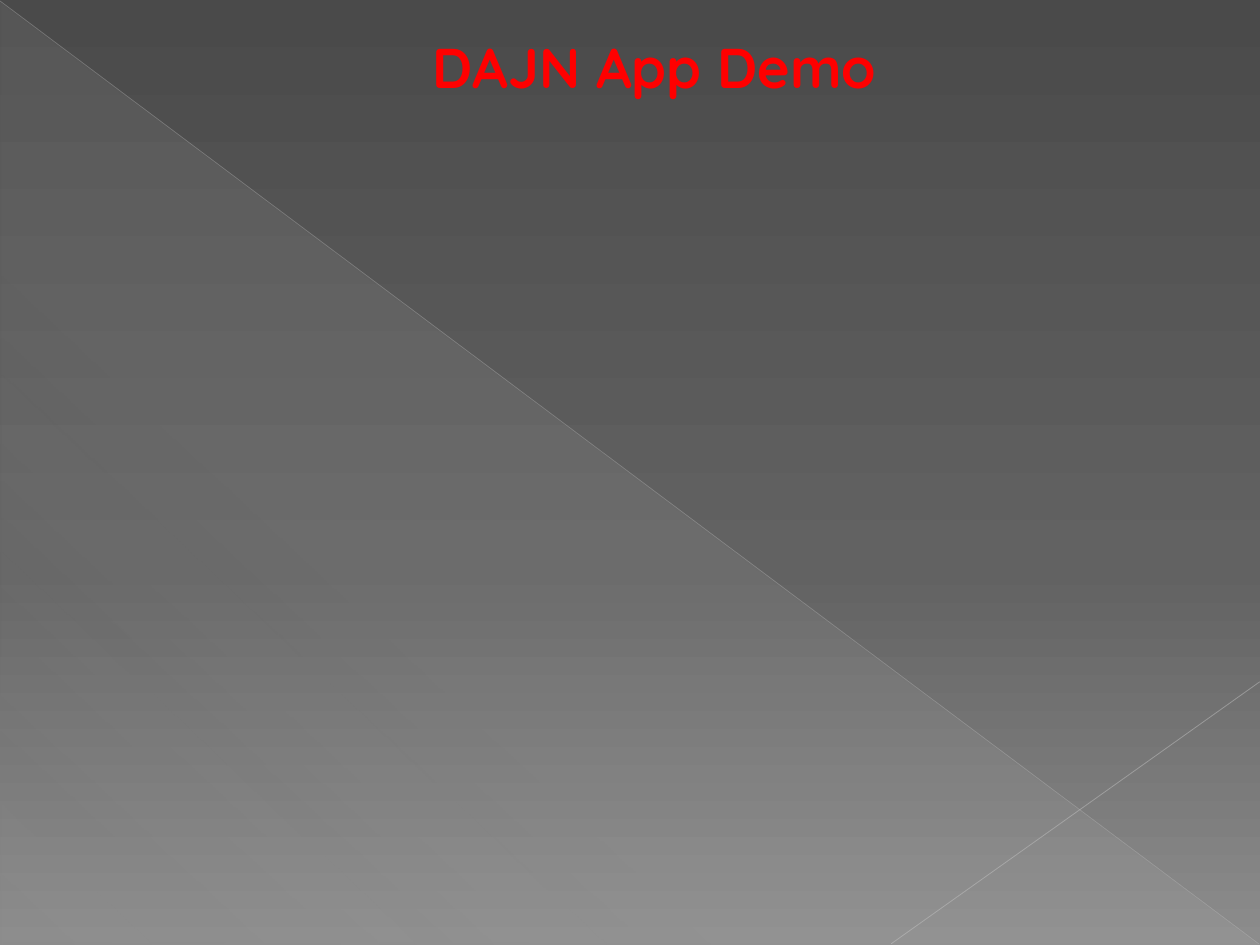
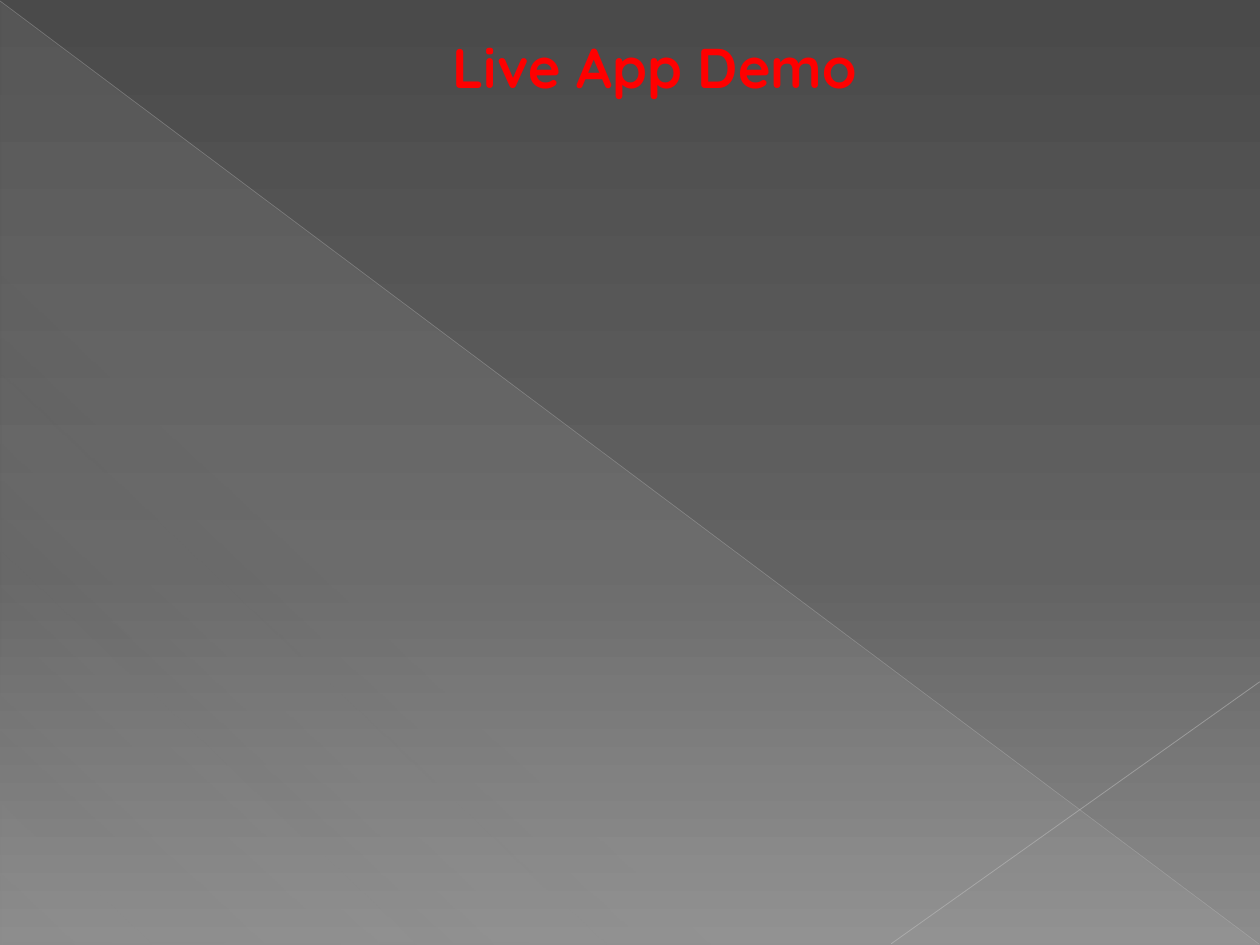
Before and after one commit to RealDreammaker/Machine-Learning-Health-App, a slide deck: slide 11 of HealthApp/project plan220422.pptx. Drawn at 1260x945 pixels with LibreOffice and Linux fonts; fonts in the diff are those of the drawing. Boxes give left, top, right and bottom in pixels: in the first picture for what was removed or moved away, otherwise in the second. Text is boxed around its words. In the diff, an @@ line names an element or a change of style, - is before the commit and + after.

Commit message:
AH

```diff
--- a/HealthApp/project plan220422.pptx
+++ b/HealthApp/project plan220422.pptx
@@ text at (452,47,857,99): text changed @@
-DAJN App Demo
+Live App Demo
```
Also in this commit, not shown: 1 other slide changed.
